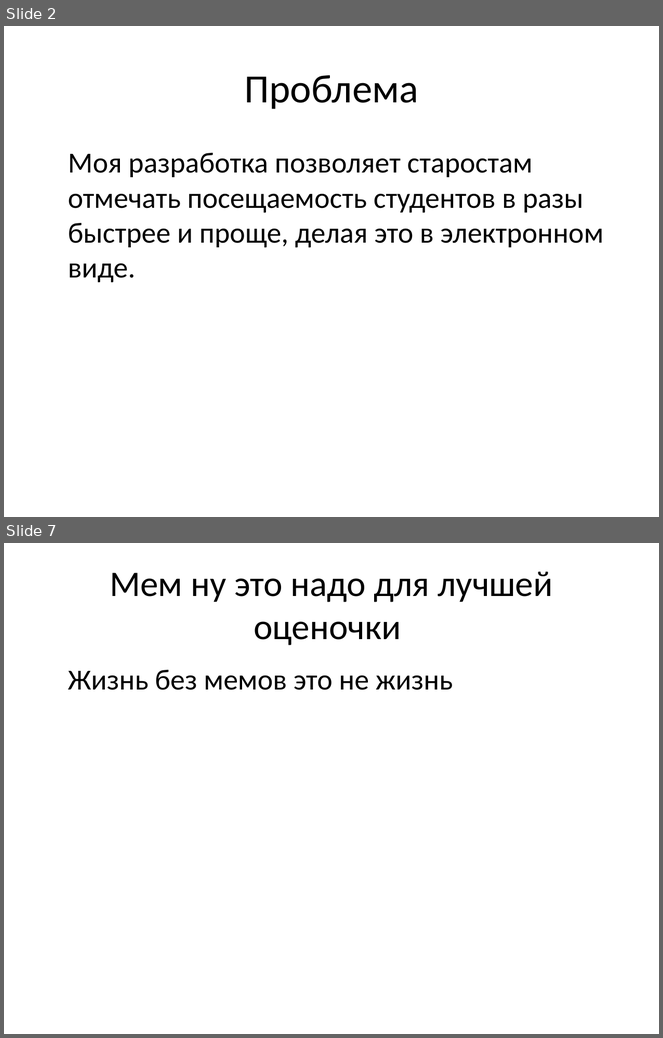
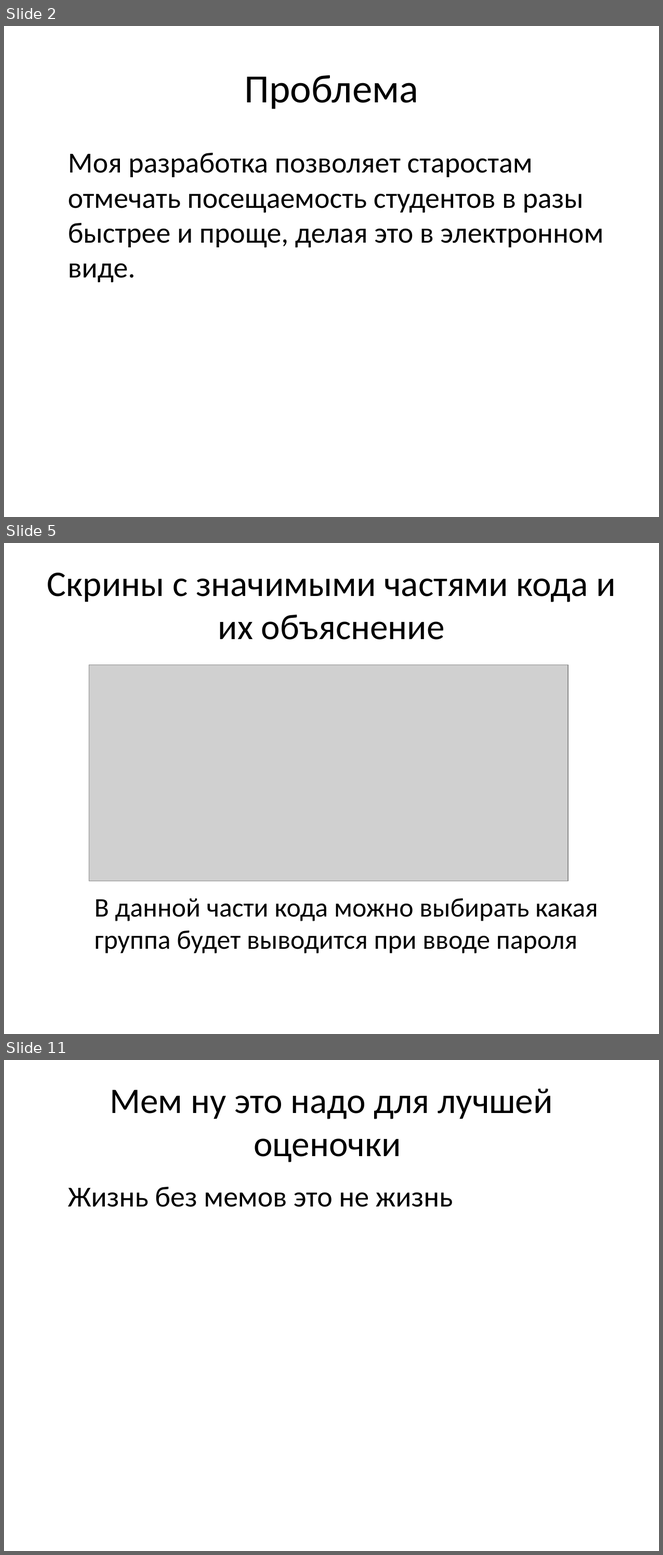
Before and after one commit to EnotikEk/UP_ISP223A, a slide deck: уп.pptx. Shown one above the other, each under a label of ours: slides 2 and 7 before the commit, slides 2, 5 and 11 after it; the slides between them are not shown. The pictures are 663x1038 and 663x1555 pixels, drawn with LibreOffice and Linux fonts; fonts in the diff are those of the drawing; grey boxes stand for pictures. Boxes give left, top, right and bottom in pixels: in the first picture for what was removed or moved away, otherwise in the second. Text is boxed around its words. In the diff, an @@ line names an element or a change of style, - is before the commit and + after.

```diff
--- a/уп.pptx
+++ b/уп.pptx
@@ slide 5 added at [4,543,659,1034], background #FFFFFF @@
@@ title added at [47,573,616,640], 39.6 pt, text #000000 @@
+Скрины с значимыми частями кода и их объяснение
@@ picture added at [89,665,568,881] @@
@@ text added at [94,899,598,954], 29.6 pt, text #000000 @@
+В данной части кода можно выбирать какая группа будет выводится при вводе пароля
@@ what was slide 7 is now slide 11 @@
```
Also in this commit, not shown: 4 slides changed, 3 other slides added.
